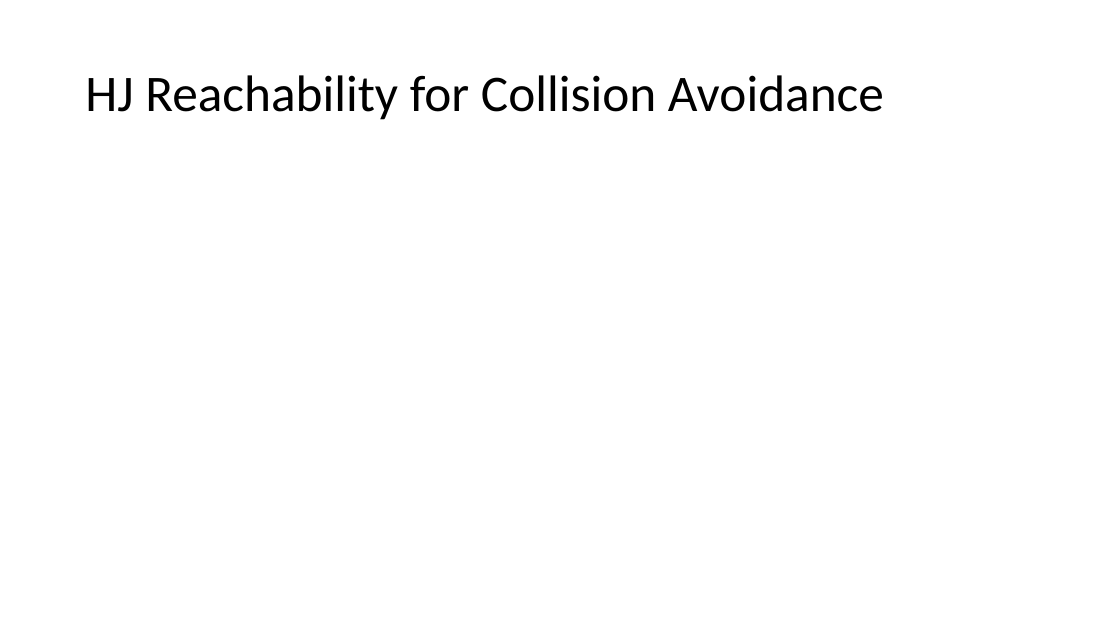
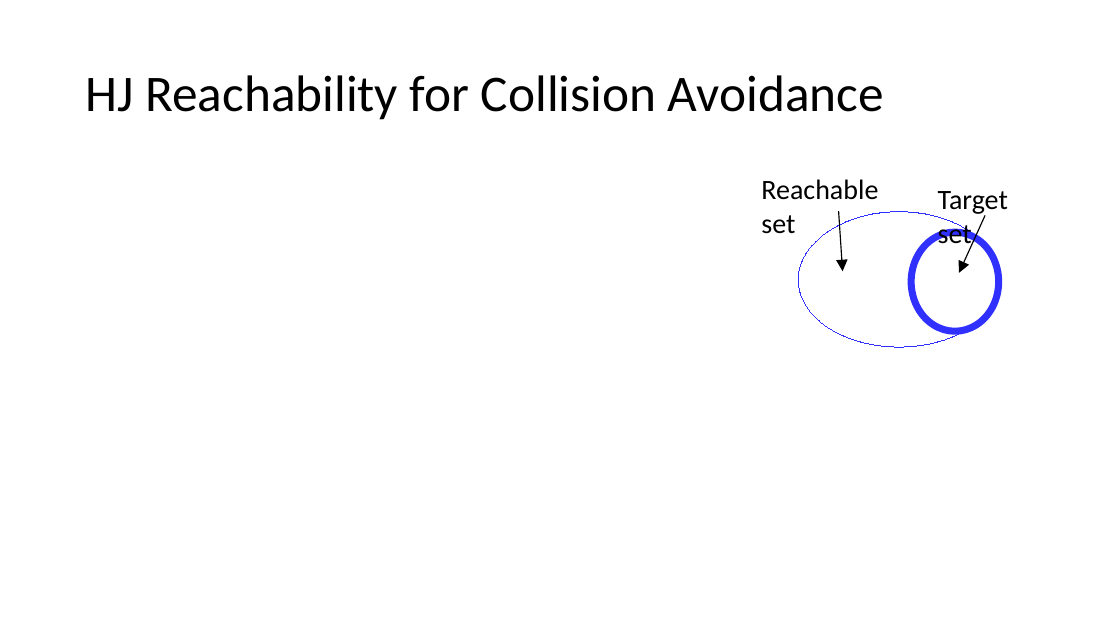
Before and after one commit to HJReachability/UTM, a slide deck: slide 4 of docs/Multi-Agent Collision Avoidance.pptx (slide 3 before the commit). Drawn at 1120x630 pixels with LibreOffice and Linux fonts; fonts in the diff are those of the drawing; grey boxes stand for pictures. Boxes give left, top, right and bottom in pixels: in the first picture for what was removed or moved away, otherwise in the second. Text is boxed around its words. In the diff, an @@ line names an element or a change of style, - is before the commit and + after.

```diff
--- a/docs/Multi-Agent Collision Avoidance.pptx
+++ b/docs/Multi-Agent Collision Avoidance.pptx
@@ group added at (761, 179, 1008, 347): 2 ellipses, 2 arrows, 2 texts @@
+Reachable set
+Target set
```
Also in this commit, not shown: 2 other slides changed, 3 slides added, 1 slide removed.
